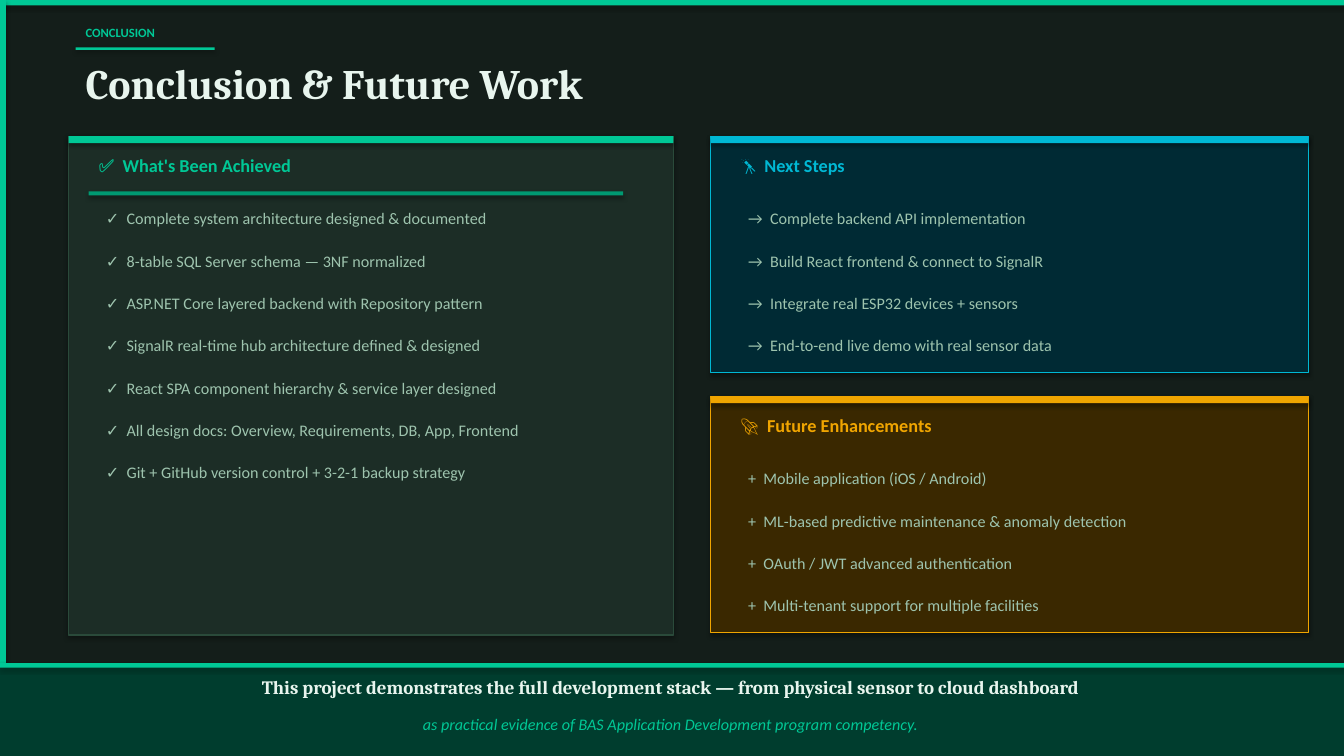
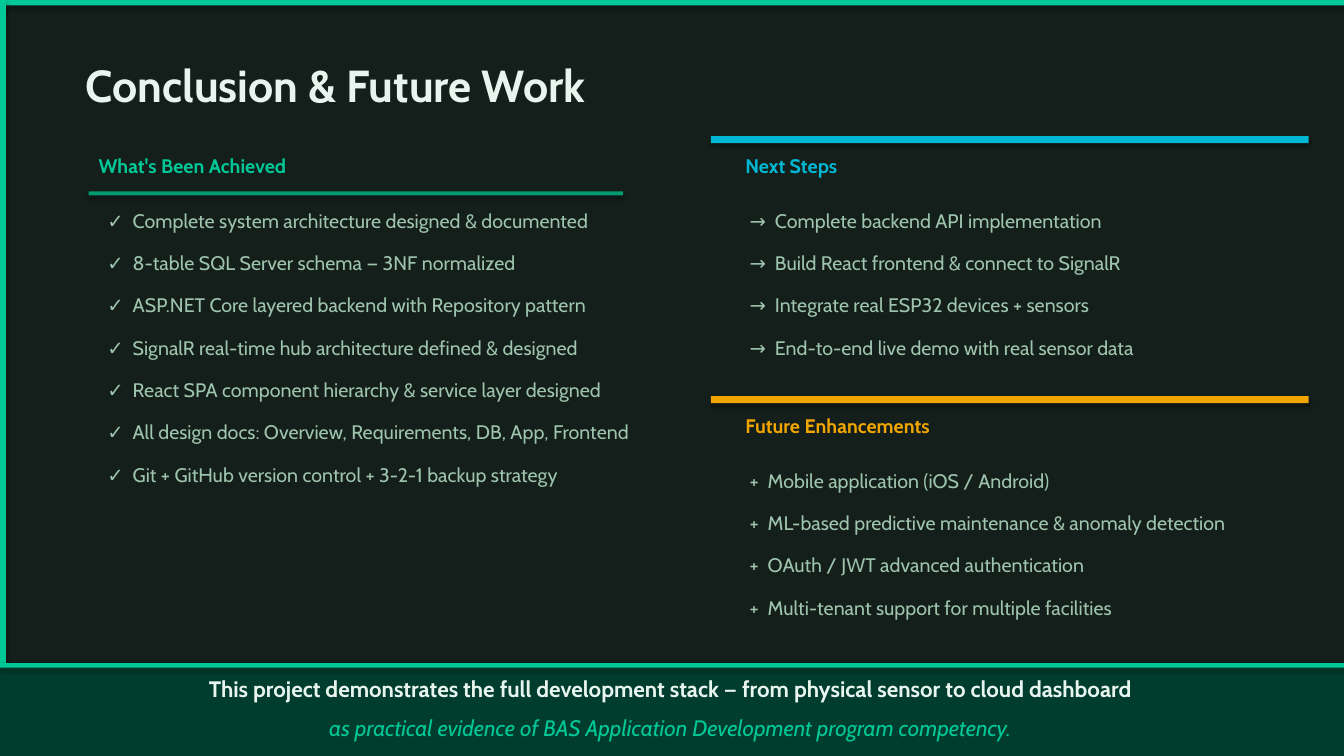
Before and after one commit to TranRTC/capstone_project, a slide deck: slide 14 of Capstone Project Presentation.pptx. Drawn at 1344x756 pixels with LibreOffice and Linux fonts; fonts in the diff are those of the drawing. Boxes give left, top, right and bottom in pixels: in the first picture for what was removed or moved away, otherwise in the second. Text is boxed around its words. In the diff, an @@ line names an element or a change of style, - is before the commit and + after.

```diff
--- a/Capstone Project Presentation.pptx
+++ b/Capstone Project Presentation.pptx
@@ text removed at (86, 28, 156, 37) @@
-CONCLUSION
@@ text "Conclusion & Future Work" at (86, 68, 586, 103): size 30 to 32 pt, font Cambria to Cabin @@
@@ rectangle removed at (76, 47, 215, 50) @@
@@ rectangle removed at (69, 136, 674, 635) @@
@@ rectangle removed at (69, 136, 674, 143) @@
@@ rectangle removed at (711, 136, 1309, 373) @@
@@ text at (99, 158, 286, 173): text changed; size 13 to 14 pt; font Calibri to Cabin @@
-✅ What's Been Achieved
+What's Been Achieved
@@ text at (745, 159, 838, 178): text changed; size 13 to 14 pt; font Calibri to Cabin @@
-🔭 Next Steps
+Next Steps
@@ rectangle removed at (711, 396, 1309, 633) @@
@@ text at (745, 418, 930, 434): text changed; size 13 to 14 pt; font Calibri to Cabin @@
-🚀 Future Enhancements
+Future Enhancements
@@ size 11.5 to 14 pt, font Calibri to Cabin in 15 elements at (133, 213, 588, 233), (133, 255, 516, 271), (133, 297, 586, 317), (133, 340, 578, 360), (133, 382, 601, 402), (775, 213, 1101, 233), (775, 255, 1121, 275), (775, 297, 1089, 317), (775, 340, 1133, 355), (768, 473, 1049, 493), (768, 515, 1225, 535), (133, 424, 629, 444), (133, 467, 557, 487), (768, 557, 1084, 576), (768, 600, 1112, 620) @@
@@ text "This project demonstrates the full ..." at (209, 680, 1131, 703): size 13.5 to 16 pt, font Cambria to Cabin @@
@@ text "as practical evidence of BAS ..." at (329, 719, 1011, 742): size 11.5 to 16 pt, font Calibri to Cabin @@
```
Also in this commit, not shown: 8 other slides changed, 5 slides added, 5 slides removed, 1 other file.
